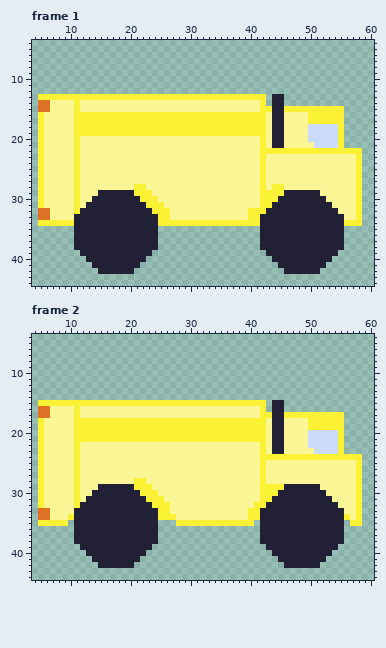
File history of a pixel-art file, assets/images/environment/truck.ase. The first picture shows the starting point.
64x64 pixels, 2 frames. Shown: frame 1: x 4..60, y 4..44; frame 2: x 4..60, y 4..44. The commit also changed other frames, which this record leaves out.
After:
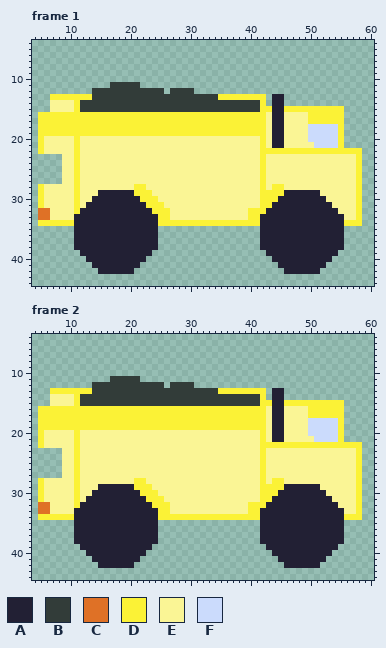
Palette (. is transparent): A #222034  B #323c39  C #df7126  D #fbf236  E #faf595  F #cbdbfc
Commit: upadted truck animation
The exact change:
layer "Layer 2" added
Frame 1, layers "Layer 2", "Layer 1":
y 11: x 17..21 ..... -> BBBBB
y 12: x 14..25 ............ -> BBBBBBBBBBBB; x 27..30 .... -> BBBB
y 13: x 5..6 DD -> ..; x 14..34 DDDDDDDDDDDDDDDDDDDDD -> BBBBBBBBBBBBBBBBBBBBB
y 14..15: x 5..6 CC -> ..; x 12..41 EEEEEEEEEEEEEEEEEEEEEEEEEEEEEE -> BBBBBBBBBBBBBBBBBBBBBBBBBBBBBB
y 16..19: x 6..10 EEEEE -> DDDDD
y 23..27: x 5..8 DEEE -> ....
Frame 2, layers "Layer 2", "Layer 1":
y 11: x 17..21 ..... -> BBBBB
y 12: x 14..25 ............ -> BBBBBBBBBBBB; x 27..30 .... -> BBBB
y 13: x 7..42 .................................... -> DDDDDDDBBBBBBBBBBBBBBBBBBBBBDDDDDDDD; x 44..45 .. -> AA
y 14: x 7..42 .................................... -> EEEEDBBBBBBBBBBBBBBBBBBBBBBBBBBBBBBD; x 44..45 .. -> AA
y 15: x 5..10 DDDDDD -> ..EEEE; x 12..41 DDDDDDDDDDDDDDDDDDDDDDDDDDDDDD -> BBBBBBBBBBBBBBBBBBBBBBBBBBBBBB; x 43 . -> D; x 46..55 .......... -> DDDDDDDDDD
y 16: x 5..10 CCEEEE -> DDDDDD; x 12..41 EEEEEEEEEEEEEEEEEEEEEEEEEEEEEE -> DDDDDDDDDDDDDDDDDDDDDDDDDDDDDD; x 43 . -> E; x 46..55 .......... -> EEEEDDDDDD
y 17: x 5..10 CCEEEE -> DDDDDD; x 12..41 EEEEEEEEEEEEEEEEEEEEEEEEEEEEEE -> DDDDDDDDDDDDDDDDDDDDDDDDDDDDDD; x 43 D -> E; x 46..49 DDDD -> EEEE
y 18..19: x 6..10 EEEEE -> DDDDD; x 50..54 DDDDD -> FFFFF
y 20: x 12..41 DDDDDDDDDDDDDDDDDDDDDDDDDDDDDD -> EEEEEEEEEEEEEEEEEEEEEEEEEEEEEE
y 21: x 12..41 DDDDDDDDDDDDDDDDDDDDDDDDDDDDDD -> EEEEEEEEEEEEEEEEEEEEEEEEEEEEEE; x 50 F -> E
y 22: x 43..54 EAAEEEEFFFFF -> DDDDDDDDDDDD; x 56..58 ... -> DDD
y 23: x 5..8 DEEE -> ....; x 44..45 AA -> EE; x 51..58 FFFFD... -> EEEEEEED
y 24: x 5..8 DEEE -> ....; x 43..57 DDDDDDDDDDDDDDD -> EEEEEEEEEEEEEEE
y 25..27: x 5..8 DEEE -> ....
y 28: x 44..45 EE -> DD
y 32: x 5..6 DE -> CC; x 40 E -> D
y 34: x 5..9 CCEEE -> DDDDD; x 28..39 EEEEEEEEEEEE -> DDDDDDDDDDDD; x 57 E -> D
y 35: x 5..9 DDDDD -> .....; x 28..40 DDDDDDDDDDDDD -> .............; x 57..58 DD -> ..
